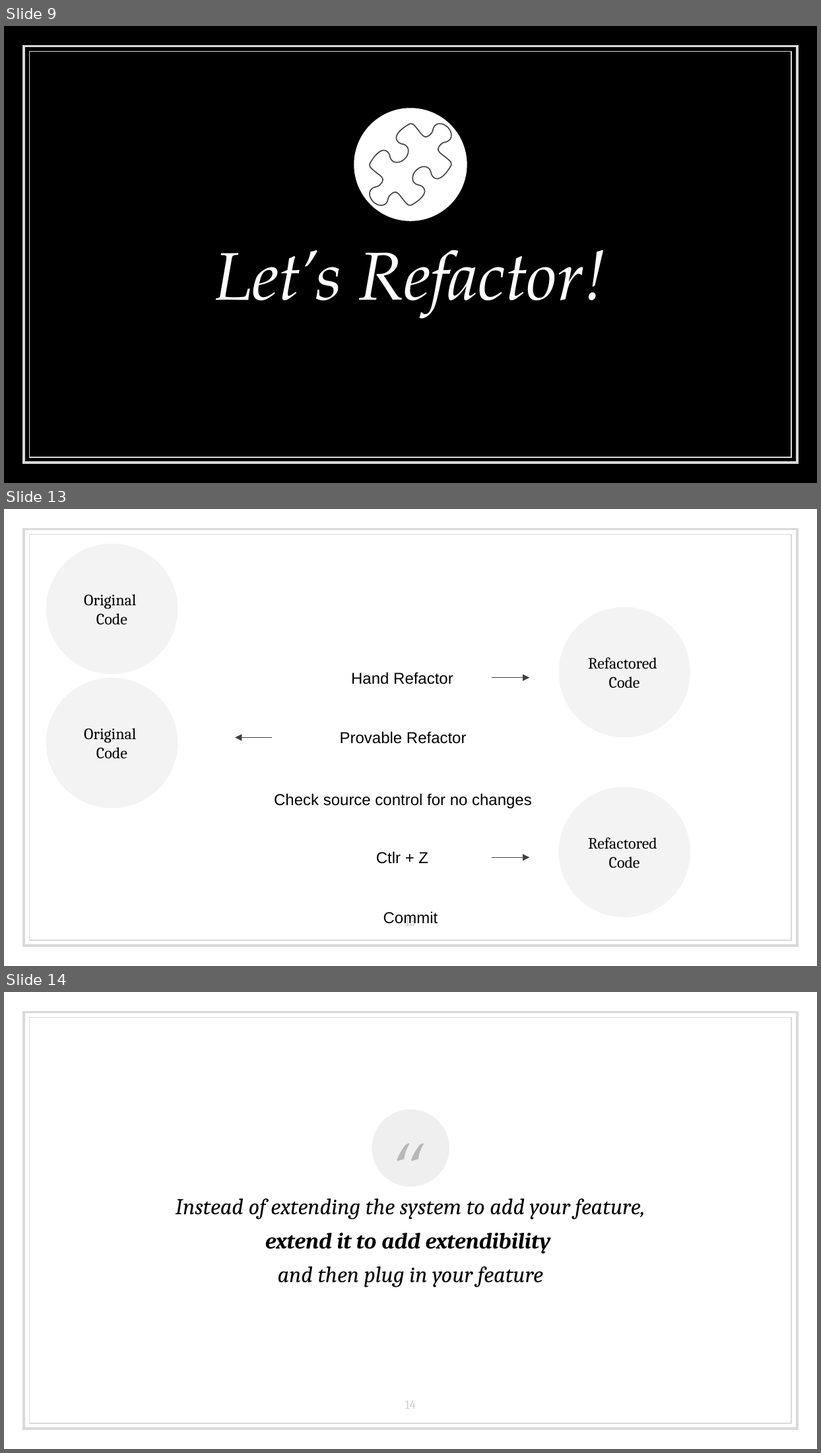
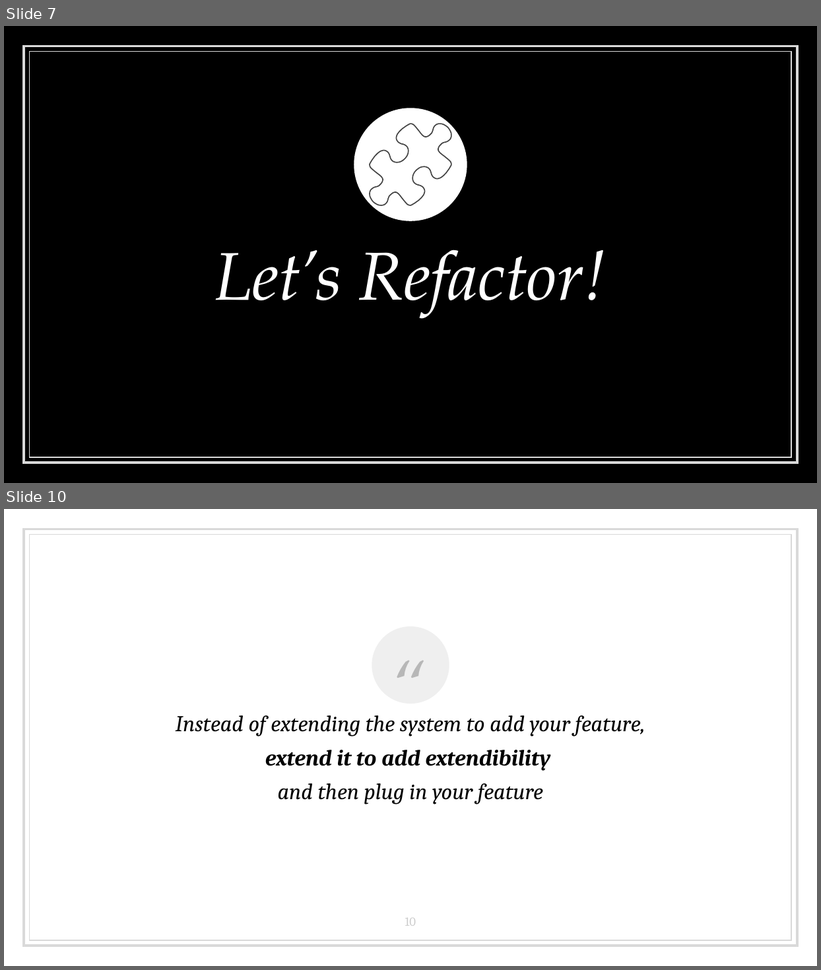
Before and after one commit to LearnWithLlew/RefactoringToCleanerCode.Slides, a slide deck: RefactoringToCleanerCode-In Person.pptx. Shown one above the other, each under a label of ours: slides 9, 13 and 14 before the commit, slides 7 and 10 after it; the slides between them are not shown. The pictures are 821x1453 and 821x970 pixels, drawn with LibreOffice and Linux fonts; fonts in the diff are those of the drawing. Boxes give left, top, right and bottom in pixels: in the first picture for what was removed or moved away, otherwise in the second. Text is boxed around its words. In the diff, an @@ line names an element or a change of style, - is before the commit and + after.

```diff
--- a/RefactoringToCleanerCode-In Person.pptx
+++ b/RefactoringToCleanerCode-In Person.pptx
@@ slide 13 removed at (4,509,817,966), background #FFFFFF; not listed: 2 template elements that a slide beside it also shows @@
@@ ellipse removed at (46,544,178,675) @@
-Original
-Code
@@ ellipse removed at (558,607,690,738) @@
-Refactored
-Code
@@ ellipse removed at (46,678,178,809) @@
-Original
-Code
@@ text removed at (351,672,453,685) @@
-Hand Refactor
@@ arrow removed from (491, 678) to (529, 678) @@
@@ arrow removed from (273, 737) to (235, 737) @@
@@ text removed at (340,731,467,744) @@
-Provable Refactor
@@ text removed at (274,793,532,809) @@
-Check source control for no changes
@@ ellipse removed at (558,787,690,918) @@
-Refactored
-Code
@@ text removed at (376,852,428,864) @@
-Ctlr + Z
@@ arrow removed from (491, 858) to (529, 858) @@
@@ text removed at (384,912,438,926) @@
-Commit
@@ page number removed at (405,915,415,923) @@
-13
@@ what was slide 9 is now slide 7 @@
@@ what was slide 14 is now slide 10 @@
@@ page number at (405,918,416,926): text changed @@
-14
+10
```
Also in this commit, not shown: 2 slides changed, 2 slides added, 5 other slides removed.
